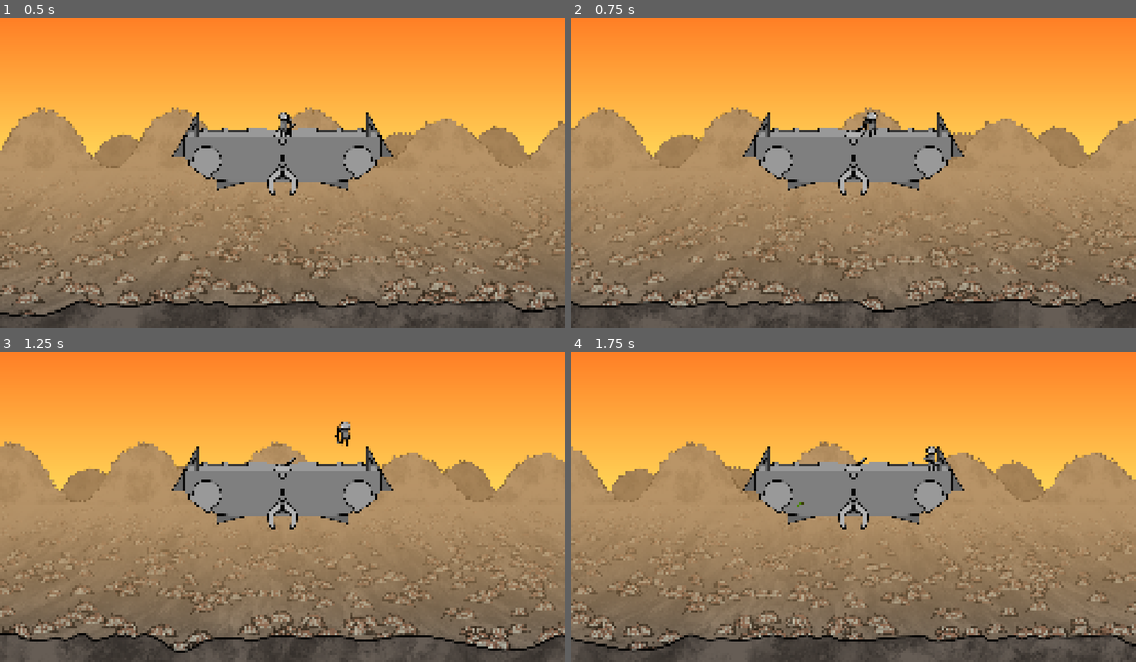
Above: before the commit, frames 1-4 (two rows, left to right).
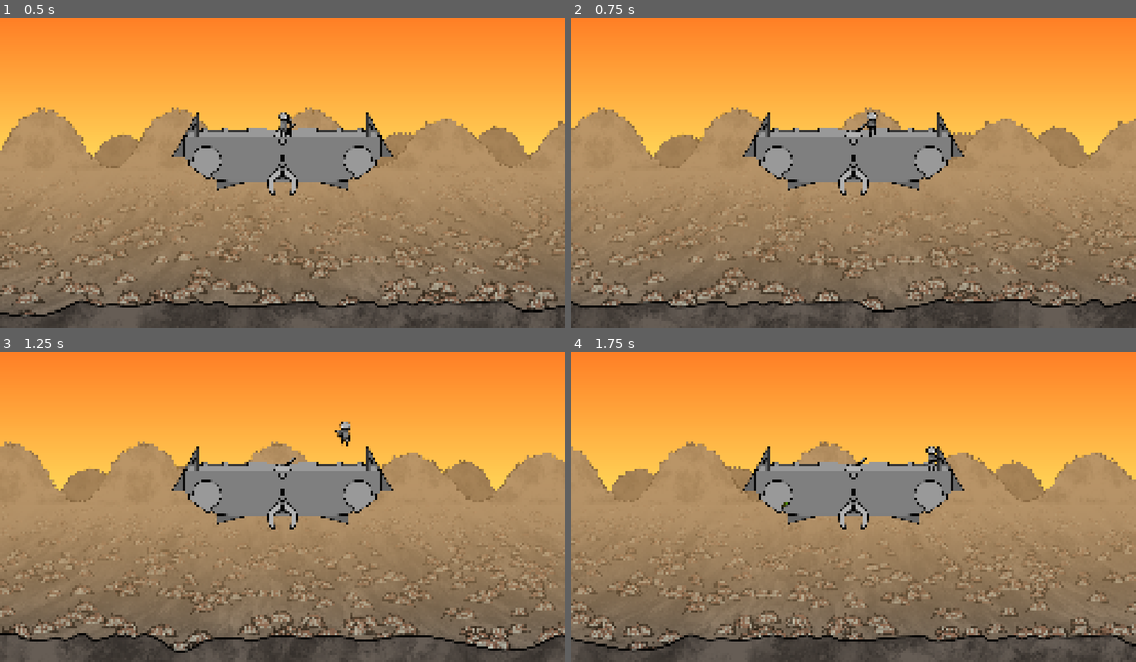
Above: after the commit, the same moments.

Repository: Syntinulls/Magnetide
Game: Godot game, scene res://_project/level/level.tscn
Two runs of this game, one before a commit and one after it. Both use one fixed random seed, a clock stepped at 60 frames per second and the inputs below. The engine's default icon, where the game draws it, is replaced by a stand-in: a white triangle on a blue panel in a dark square.
Inputs (mouse positions are in pixels of both pictures, inside the frame that each line leads up to):
- Up to frame 1 (0.5 s): no input
- Up to frame 2 (0.75 s): move the mouse to (977, 154) at 0.52 s; hold D (move_right) from 0.53 s (still down); hold E (interact) from 0.53 s (still down)
- Up to frame 3 (1.25 s): keep holding D (move_right); keep holding E (interact); tap Space (move_jump) at 0.77 s
- Up to frame 4 (1.75 s): keep holding D (move_right); move the mouse to (740, 519) at 1.27 s; release E (interact) at 1.28 s; click (740, 519) at 1.35 s; tap Space (move_jump) at 1.52 s

Frame 1 is identical in both runs. In frame 2, less than 0.1% of the frame differs, in the area x 51-55%, y 31-38%; in frame 3, less than 0.1%; in frame 4, less than 0.1%, in the area x 37-66%, y 31-50%.

Commit message:
refactor player sprite flipping from scale-based to flip_h with per-sprite offset/position/rotation adjustments, fix arm rotation to use vertical angle calculation with atan2 and proper facing compensation, initialize facing based on mouse position at ready, and decreased magnet minigame result display time to 0.75

Diff:
--- a/_project/player/player.gd
+++ b/_project/player/player.gd
@@ -12,28 +12,62 @@
 
 @onready var body_sprite: Sprite2D = $BodySprite
 @onready var arm_sprite: Sprite2D = $ArmSprite
+@onready var gun_sprite: Sprite2D = $ArmSprite/Gun
 @onready var muzzle: Marker2D = $ArmSprite/Gun/Muzzle
 
 
 func _ready() -> void:
-	_apply_facing(facing_right)
+	# Initialize facing based on current mouse position
+	var mouse_pos := get_global_mouse_position()
+	var mouse_is_right := mouse_pos.x > global_position.x
+	_apply_facing(mouse_is_right)
 
+
+const ARM_OFFSET_X: float = -13.585
+const ARM_POSITION_X: float = 12.56
+const GUN_OFFSET_X: float = -15.125
+const GUN_ROTATION: float = -0.14660765
+const MUZZLE_POSITION_X: float = -55.915
 
 func _apply_facing(new_facing_right: bool) -> void:
 	facing_right = new_facing_right
-	scale.x = -1.0 if facing_right else 1.0
+	body_sprite.flip_h = facing_right
+	arm_sprite.flip_h = facing_right
+	gun_sprite.flip_h = facing_right
+	# Negate x-offset and x-position when flipped to keep pivot point correct
+	var offset_mult := -1.0 if facing_right else 1.0
+	arm_sprite.offset.x = ARM_OFFSET_X * offset_mult
+	arm_sprite.position.x = ARM_POSITION_X * offset_mult
+	gun_sprite.offset.x = GUN_OFFSET_X * offset_mult
+	gun_sprite.rotation = GUN_ROTATION * offset_mult
+	muzzle.position.x = MUZZLE_POSITION_X * offset_mult
 
 
 func _physics_process(delta: float) -> void:
 	if input_enabled:
 		var mouse_pos := get_global_mouse_position()
-		var new_facing := mouse_pos.x > global_position.x
-		if new_facing != facing_right:
-			_apply_facing(new_facing)
 
-		var to_mouse := mouse_pos - arm_sprite.global_position
-		var angle := to_mouse.angle() - PI
-		arm_sprite.rotation = clampf(angle, -PI / 2, PI / 2)
+		# Facing is purely based on mouse X vs player X
+		var mouse_is_right := mouse_pos.x > global_position.x
+		if mouse_is_right != facing_right:
+			_apply_facing(mouse_is_right)
+
+		# Calculate vertical angle from arm to mouse
+		# Use arm's global position for accurate angle calculation
+		var delta_y := mouse_pos.y - arm_sprite.global_position.y
+		var delta_x := absf(mouse_pos.x - arm_sprite.global_position.x)
+
+		# atan2 with abs(delta_x) gives us angle from horizontal
+		# Positive delta_y = mouse below = negative rotation (down)
+		# Negative delta_y = mouse above = positive rotation (up)
+		var arm_rotation := -atan2(delta_y, delta_x)
+
+		# Clamp to -90° to 90° range
+		arm_rotation = clampf(arm_rotation, -PI / 2, PI / 2)
+		# When facing right, flip_h mirrors the sprite so we negate the rotation
+		if facing_right:
+			arm_rotation = -arm_rotation
+		arm_sprite.rotation = arm_rotation
 
 		if Input.is_action_just_pressed("shoot"):
 			shoot()
--- a/_project/ui/game_ui.tscn
+++ b/_project/ui/game_ui.tscn
@@ -38,3 +38,4 @@
 cog_accel_time = 4.0
 green_threshold_ratio = 0.05
 yellow_threshold_ratio = 0.8
+result_display_time = 0.75
